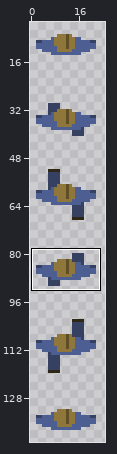
A sprite sheet gets an edit: img/char.png. The first picture is a wide view before the edit; the outline marks the close-up.
Close-up. Earlier state:
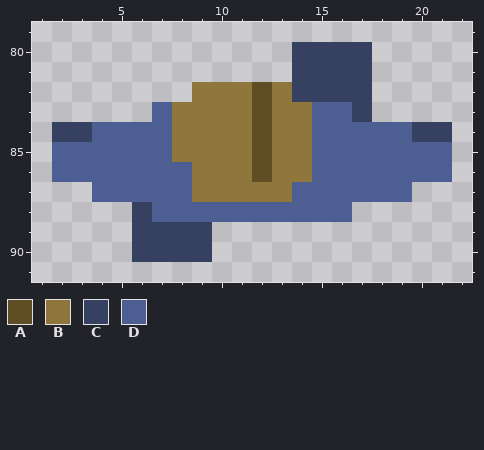
The file is 25x150 pixels. Colours within 5 levels of each other are drawn and written as one. Shown: x 1..22, y 79..91. The wide view leaves out empty margins. The commit also changed other parts of the picture, which this record leaves out.
Palette (. is transparent): A #5f4e24  B #8f773c  C #364061  D #4d5e93
Pixels before, first column x 2:
80 ............CCCC....
81 ............CCCC....
82 .......BBBABCCCC....
83 .....DBBBBABBDDC....
84 CCDDDDBBBBABBDDDDDCC
85 DDDDDDBBBBABBDDDDDDD
86 DDDDDDDBBBABBDDDDDDD
87 ..DDDDDBBBBBDDDDDD..
88 ....CDDDDDDDDDD.....
89 ....CCCC............
90 ....CCCC............
After:
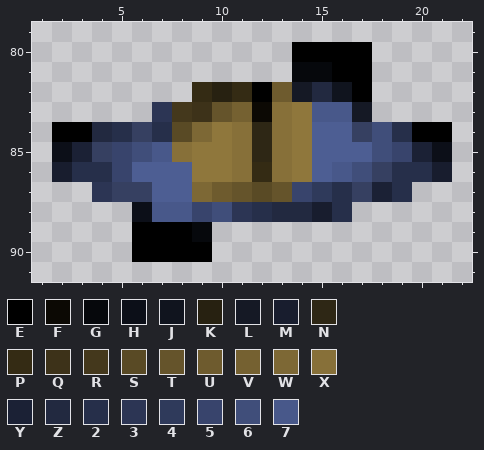
Colours new in this view: E #000000  F #0c0904  G #06080c  H #0c0f18  J #10141e  K #272111  L #151925  M #181d2e  N #2e2715  P #342b14  Q #3d3219  R #44381c  S #594a25  T #65542b  U #6e5b2e  V #756131  W #7d6835  X #877039  Y #1b2135  Z #222940  2 #262f4a  3 #2c3554  4 #2f3a5b  5 #38446c  6 #404e7a  7 #48588a
What changed:
Changed rows in their new state; - is an unchanged pixel.
first column x 2:
80 ------------EEEE----
81 ------------GGEE----
82 -------PKPEULZJE----
83 -----3RQTVFX-77L----
84 EEZ2C2SW-XNX---C62EE
85 HYC567X--XNX----65YH
86 M225-----XPX--76C22M
87 --3CC--WUTST542CY2--
88 ----H775632ZZM2-----
89 ----EEEG------------
90 ----EEEE------------
